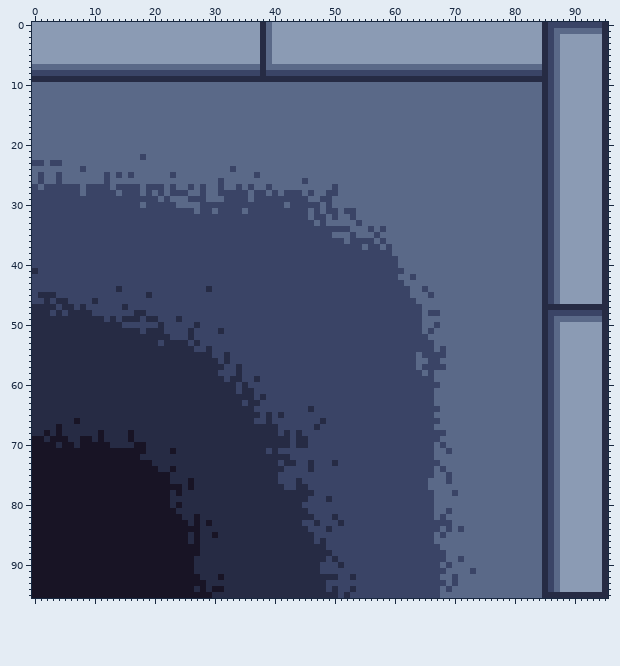
Sprite sheet, stored at Assets/Sprites/terrain/floorspriterightcorner.png. This is how it looked before the edit.
The file is 96x96 pixels.
After:
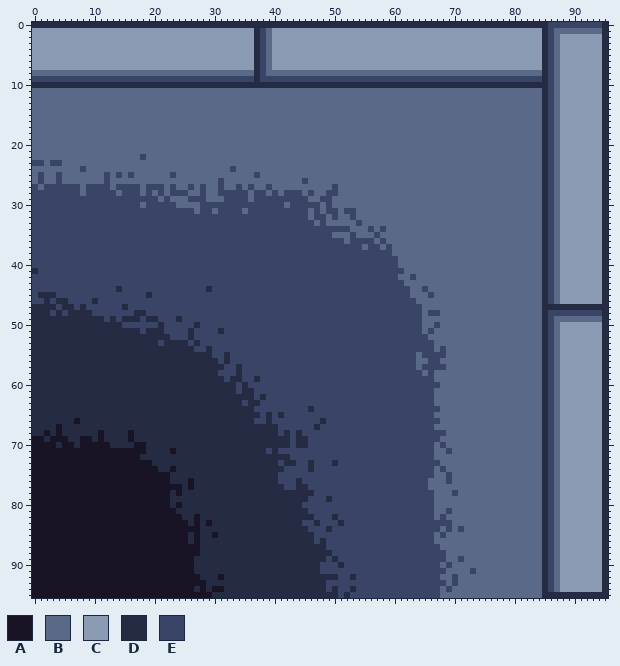
Palette (. is transparent): A #181425  B #5a6988  C #8b9bb4  D #262b44  E #3a4466
Changes in this commit:
Colour E becomes colour B in row 8 at x 0 to 36 and 39 to 84.
Colour B becomes colour C in row 7 at x 0 to 36 and 40 to 84.
Colour B becomes colour D in row 0 at x 39; in row 7 at x 37; in row 10 at x 0 to 84.
Colour C becomes colour D in row 0 at x 0 to 37 and 40 to 84; in rows 1 to 6 at x 37.
Colour E becomes colour D in row 8 at x 37.
Colour D becomes colour E in rows 1 to 8 at x 38; in row 9 at x 0 to 36 and 38 to 84.
Where, in picture pixels (left, top, right, bottom), the same in both pictures:
changed: (32, 22, 542, 88)
